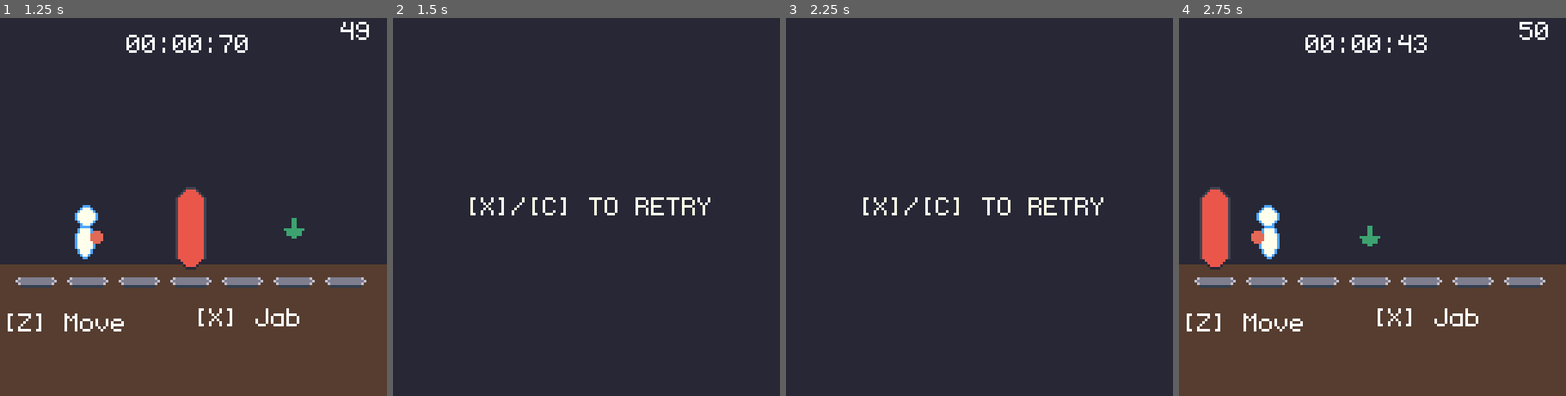
Above: before the commit, frames 1-4 (left to right).
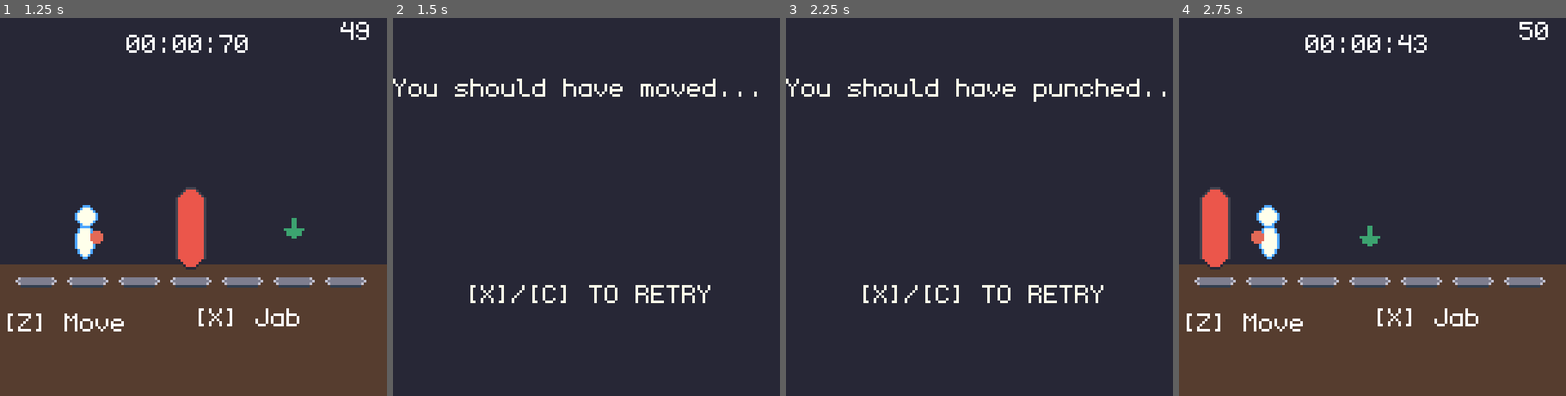
Above: after the commit, the same moments.

Repository: sugarvoid/one-jab
Game: Godot game, scene res://game/game.tscn
Same seed, same stepped clock (60 frames per second), same inputs: the game is played once before the commit and once after it.
Inputs:
- Up to frame 1 (1.25 s): tap Enter at 0.5 s; hold Z (move) from 0.53 s (still down); tap X (poke) at 0.8 s
- Up to frame 2 (1.5 s): release Z (move) at 1.28 s; tap X (poke) at 1.35 s
- Up to frame 3 (2.25 s): tap Z (move) at 1.55 s; hold Z (move) from 2.03 s (still down)
- Up to frame 4 (2.75 s): keep holding Z (move); tap X (poke) at 2.3 s

Frame 1 is identical in both runs. In frame 2, 2.6% of the frame differs, in the area x 0-94%, y 16-76%; in frame 3, 2.7%, in the area x 0-98%, y 16-76%; in frame 4, nothing differs.

Commit message:
Add text to game over screen

Diff:
--- a/game/game.gd
+++ b/game/game.gd
@@ -92,6 +92,7 @@
 		move_bag()
 	else:
 		print("Miss punch. Game Over")
+		set_gameoever_text("You should have moved...")
 		gameover()
 
 
@@ -128,6 +129,9 @@
 	$PlayScreen/Stopwatch.stop()
 	self.switch_screen(2)
 
+func set_gameoever_text(text: String):
+	$GameOver/LblMessage.text = text
+
 func  move_player():
 	if $PlayScreen/Player.scale.x == 1 and player_slot != (bag_slot + 1):
 		player_slot -= 1
@@ -135,4 +139,5 @@
 		player_slot += 1
 	else:
 		print("Miss movement. Game Over")
+		set_gameoever_text("You should have punched...")
 		gameover()
--- a/game/game.tscn
+++ b/game/game.tscn
@@ -177,6 +177,7 @@
 script = ExtResource("1_kfiw7")
 
 [node name="StartScreen" type="Node2D" parent="."]
+visible = false
 
 [node name="ColorRect" type="ColorRect" parent="StartScreen"]
 offset_right = 155.0
@@ -307,7 +308,6 @@
 script = ExtResource("8_maklf")
 
 [node name="GameOver" type="Node2D" parent="."]
-visible = false
 
 [node name="ColorRect" type="ColorRect" parent="GameOver"]
 offset_right = 156.0
@@ -316,9 +316,17 @@
 
 [node name="Label8" type="Label" parent="GameOver"]
 offset_left = 28.0
-offset_top = 69.0
+offset_top = 103.0
 offset_right = 124.0
-offset_bottom = 86.0
+offset_bottom = 120.0
 theme_override_colors/font_color = Color(1, 1, 0.921569, 1)
 theme_override_fonts/font = ExtResource("2_mx117")
 text = "[X]/[C] TO RETRY"
+
+[node name="LblMessage" type="Label" parent="GameOver"]
+offset_top = 23.0
+offset_right = 156.0
+offset_bottom = 100.0
+theme_override_colors/font_color = Color(1, 1, 0.921569, 1)
+theme_override_fonts/font = ExtResource("2_mx117")
+text = "[X]/[C] TO RETRY"
